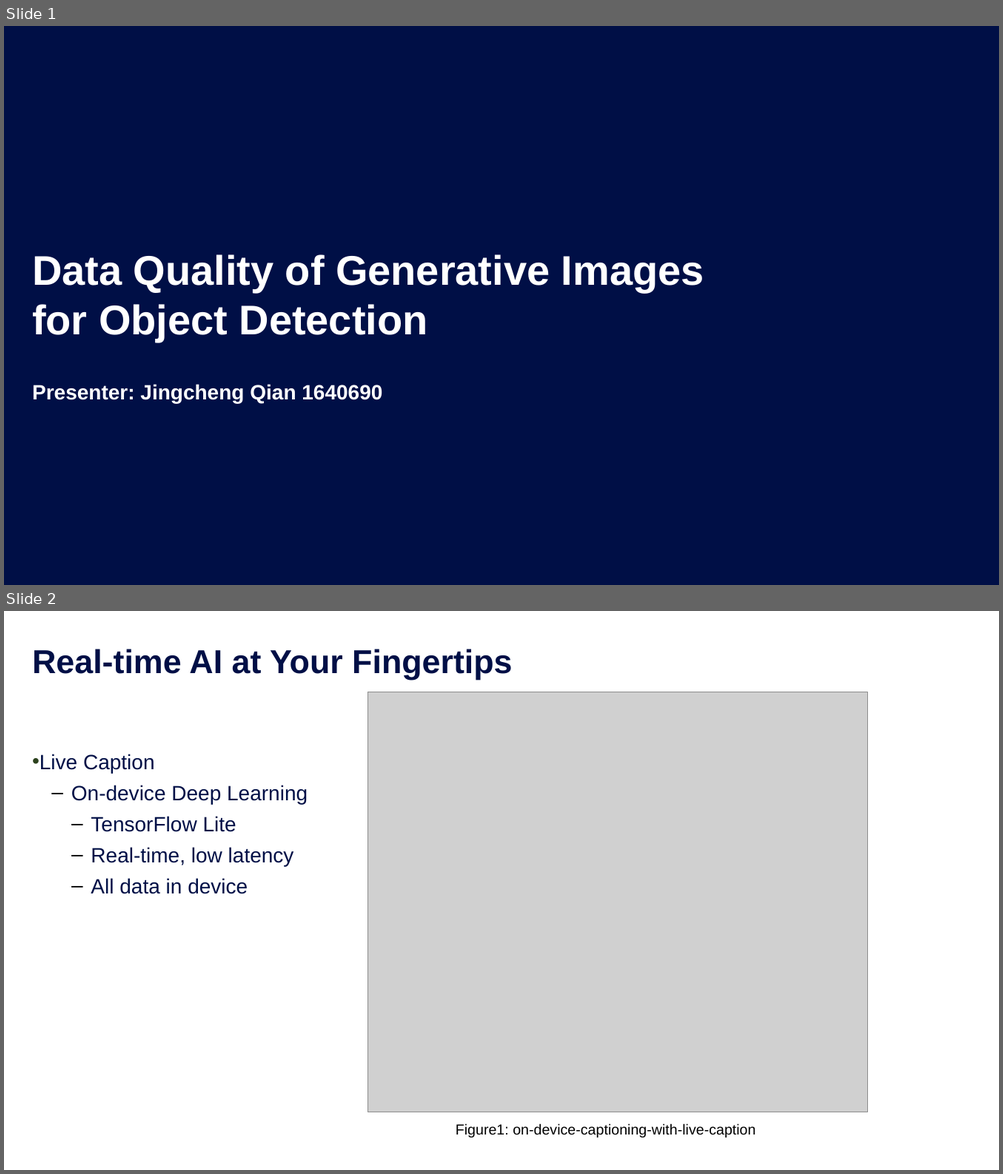
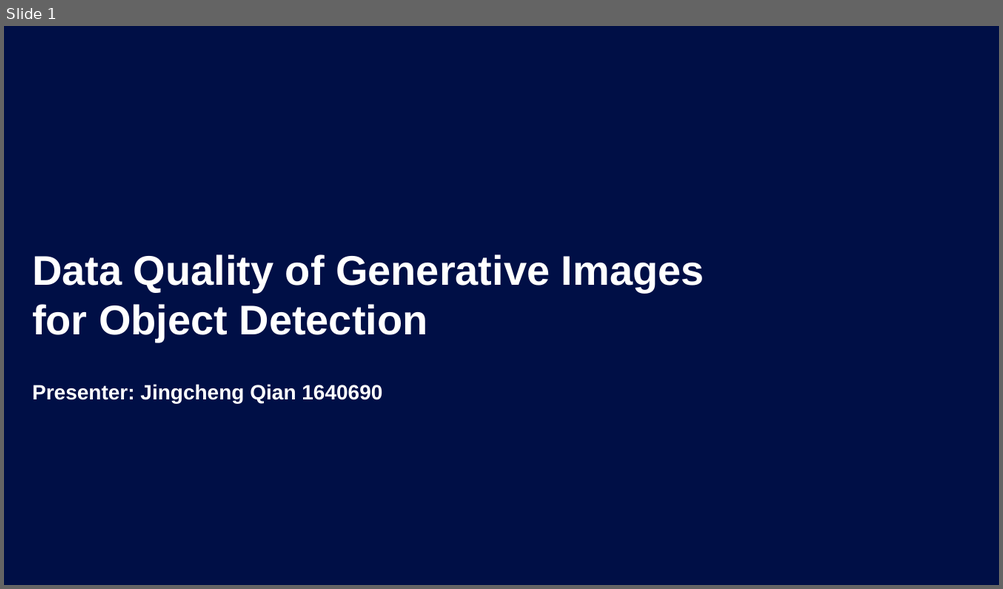
Before and after one commit to chengchengchenchen/MCS-Research-Project, a slide deck: doc/Presentation.pptx. Shown one above the other, each under a label of ours: slides 1 and 2 before the commit, slide 1 after it. The pictures are 1003x1174 and 1003x589 pixels, drawn with LibreOffice and Linux fonts; fonts in the diff are those of the drawing; grey boxes stand for pictures; background and template pictures are left out. Boxes give left, top, right and bottom in pixels: in the first picture for what was removed or moved away, otherwise in the second. Text is boxed around its words. In the diff, an @@ line names an element or a change of style, - is before the commit and + after.

```diff
--- a/doc/Presentation.pptx
+++ b/doc/Presentation.pptx
@@ slide 2 removed at <box>4,611,999,1170</box>, background #FFFFFF @@
@@ title removed at <box>32,649,512,680</box> @@
-Real-time AI at Your Fingertips
@@ picture removed at <box>368,692,868,1113</box> @@
@@ text removed at <box>32,754,307,894</box> @@
-    • Live Caption
-      ‒ On-device Deep Learning
-        ‒ TensorFlow Lite
-        ‒ Real-time, low latency
-        ‒ All data in device
@@ text removed at <box>455,1124,755,1138</box> @@
-    Figure1: on-device-captioning-with-live-caption
```
Also in this commit, not shown: 17 slides added, 6 other slides removed, 15 other files.
